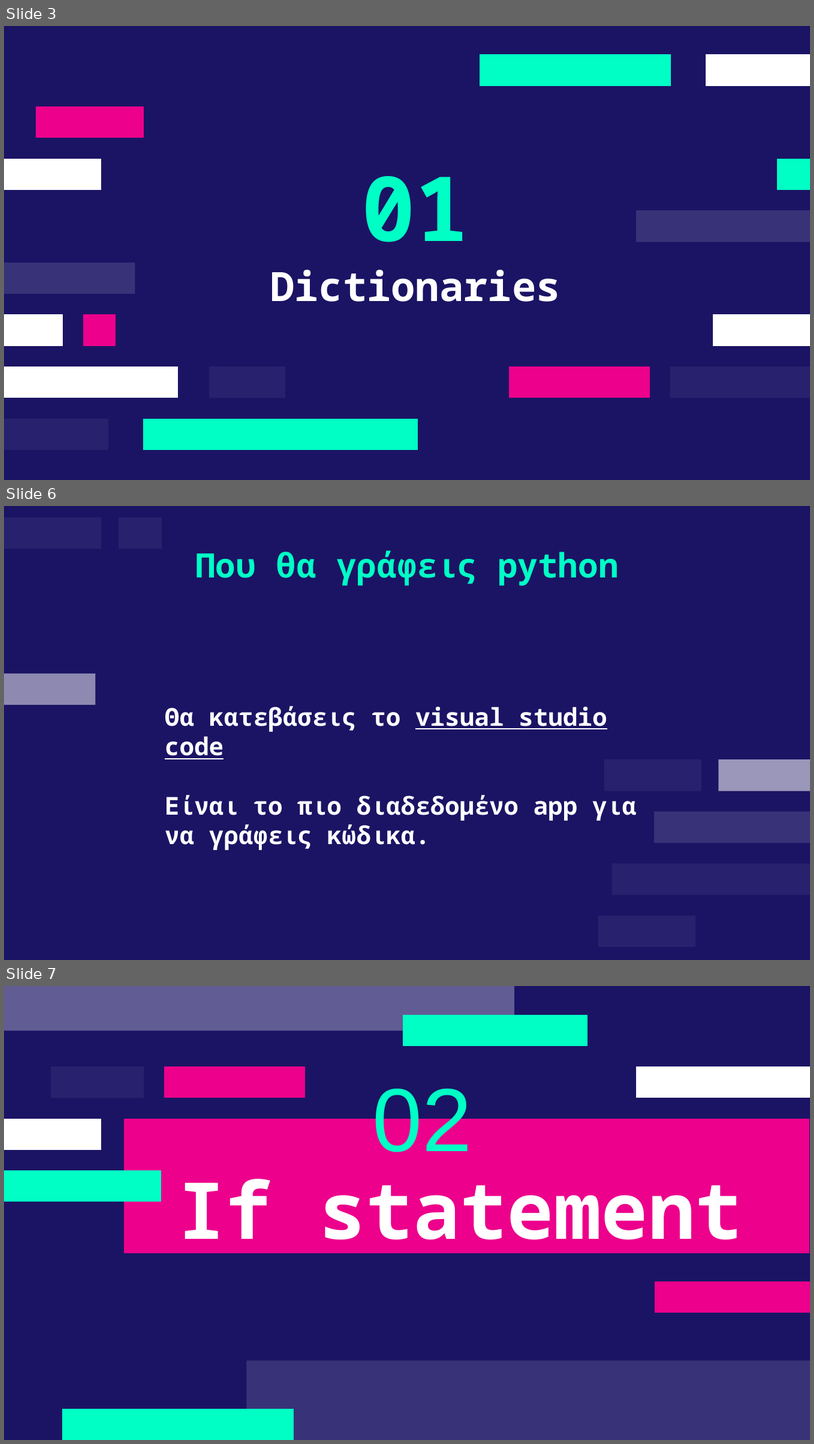
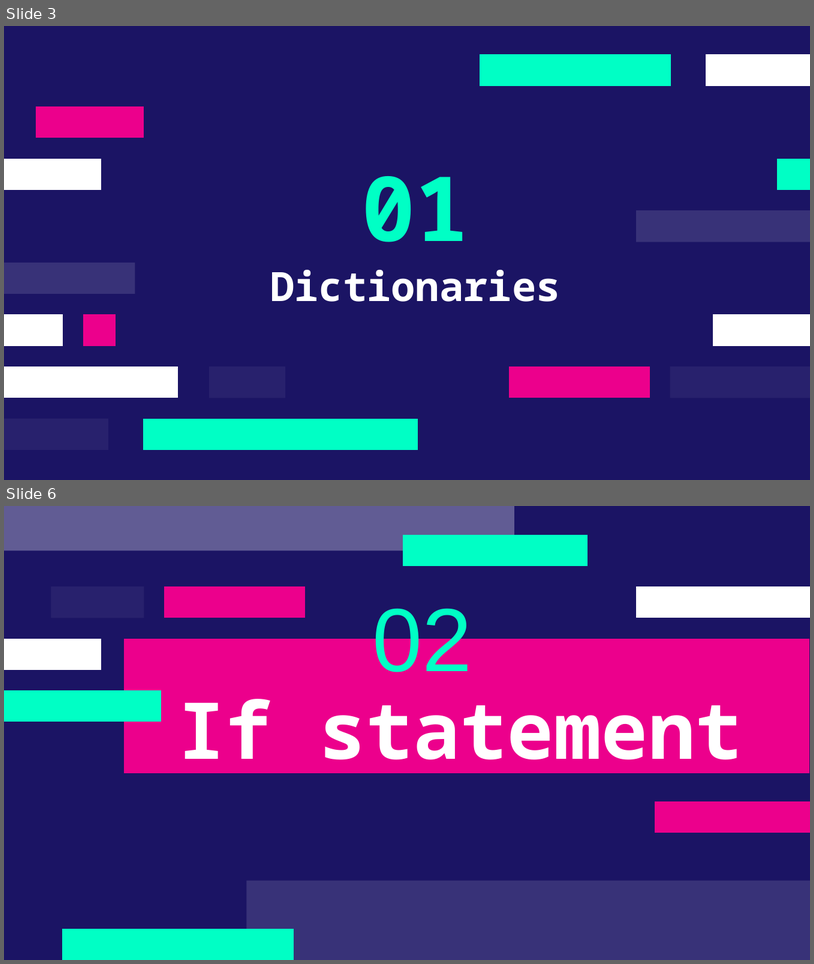
Before and after one commit to deepblue597/python_tutorial, a slide deck: lesson 2/Lesson 2 Python.pptx. Shown one above the other, each under a label of ours: slides 3, 6 and 7 before the commit, slides 3 and 6 after it; the slides between them are not shown. The pictures are 814x1444 and 814x964 pixels, drawn with LibreOffice and Linux fonts; fonts in the diff are those of the drawing. Boxes give left, top, right and bottom in pixels: in the first picture for what was removed or moved away, otherwise in the second. Text is boxed around its words. In the diff, an @@ line names an element or a change of style, - is before the commit and + after.

```diff
--- a/lesson 2/Lesson 2 Python.pptx
+++ b/lesson 2/Lesson 2 Python.pptx
@@ slide 6 removed at box(4, 506, 810, 960), background #1B1464 @@
@@ freeform shape removed at box(4, 517, 102, 549) @@
@@ freeform shape removed at box(119, 517, 162, 549) @@
@@ title removed at box(195, 550, 619, 586) @@
-Που θα γράφεις python
@@ freeform shape removed at box(4, 673, 96, 705) @@
@@ text removed at box(165, 706, 637, 850) @@
-Θα κατεβάσεις το visual studio code
-Είναι το πιο διαδεδομένο app για να γράφεις κώδικα.
@@ group removed at box(599, 759, 810, 946): 5 freeform shapes @@
@@ what was slide 7 is now slide 6 @@
```
Also in this commit, not shown: 1 slide changed, 3 slides added, 2 other slides removed, 3 other files.
